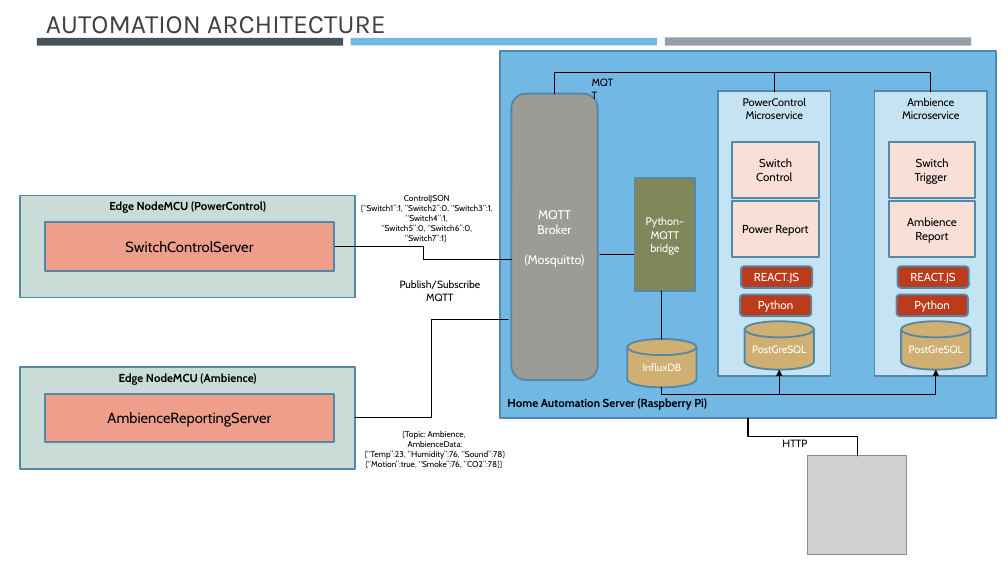
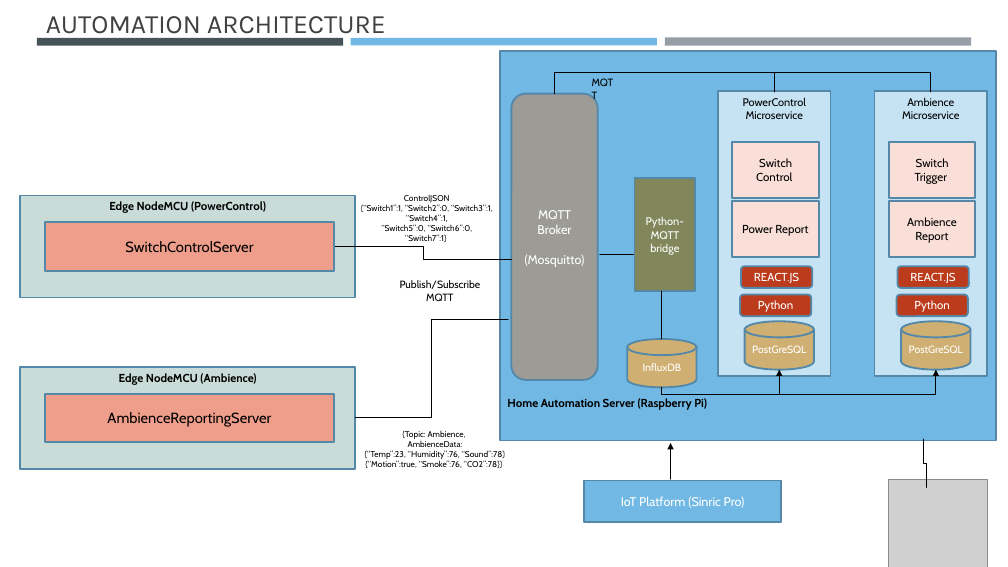
Before and after one commit to buddydip/IotStarter, a slide deck: slide 9 of HomeAutomation.pptx. Drawn at 1008x567 pixels with LibreOffice and Linux fonts; fonts in the diff are those of the drawing; grey boxes stand for pictures. Boxes give left, top, right and bottom in pixels: in the first picture for what was removed or moved away, otherwise in the second. Text is boxed around its words. In the diff, an @@ line names an element or a change of style, - is before the commit and + after.

```diff
--- a/HomeAutomation.pptx
+++ b/HomeAutomation.pptx
@@ rectangle resized from (x1=501, y1=51, x2=996, y2=418) to (x1=501, y1=51, x2=996, y2=441) @@
@@ arrow added from (671, 479) to (671, 443), #000000 1 pt @@
@@ text removed at (x1=782, y1=439, x2=807, y2=447) @@
-HTTP
@@ elbow line moved from (748, 418) - (858, 456) to (923, 439) - (926, 488) @@
@@ picture resized from (x1=808, y1=456, x2=907, y2=555) to (x1=889, y1=479, x2=988, y2=567) @@
@@ rectangle added at (x1=585, y1=481, x2=782, y2=523), fill #71B9E4, outline #5489A9 1.75 pt, 12 pt, text #FFFFFF @@
+IoT Platform (Sinric Pro)
```
Also in this commit, not shown: 1 other file.
